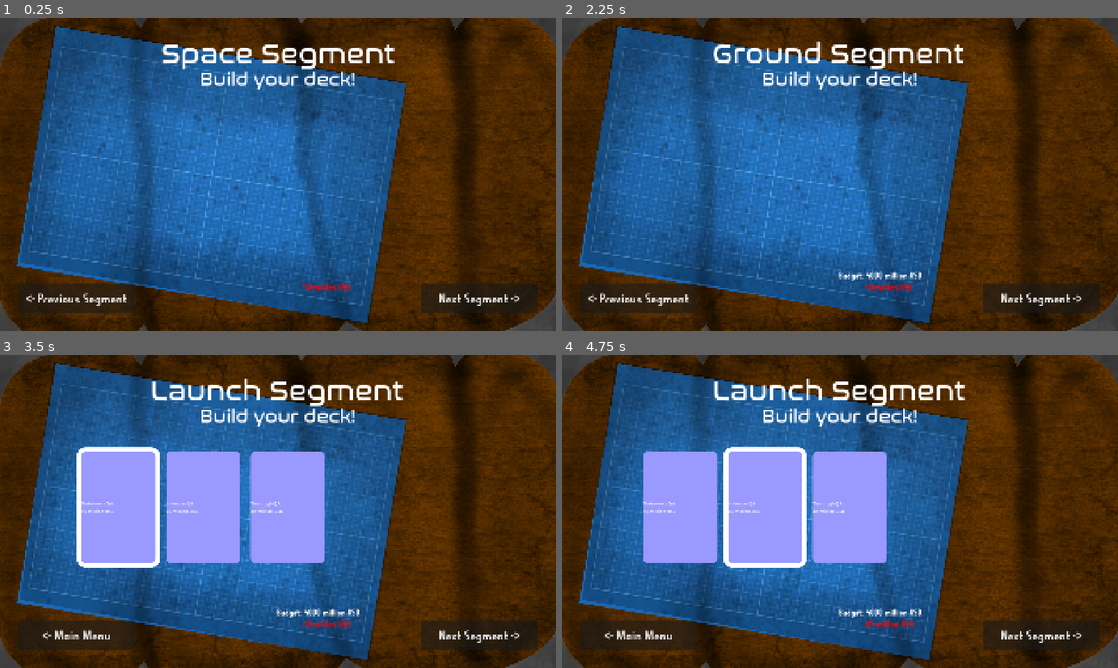
Above: before the commit, frames 1-4 (two rows, left to right).
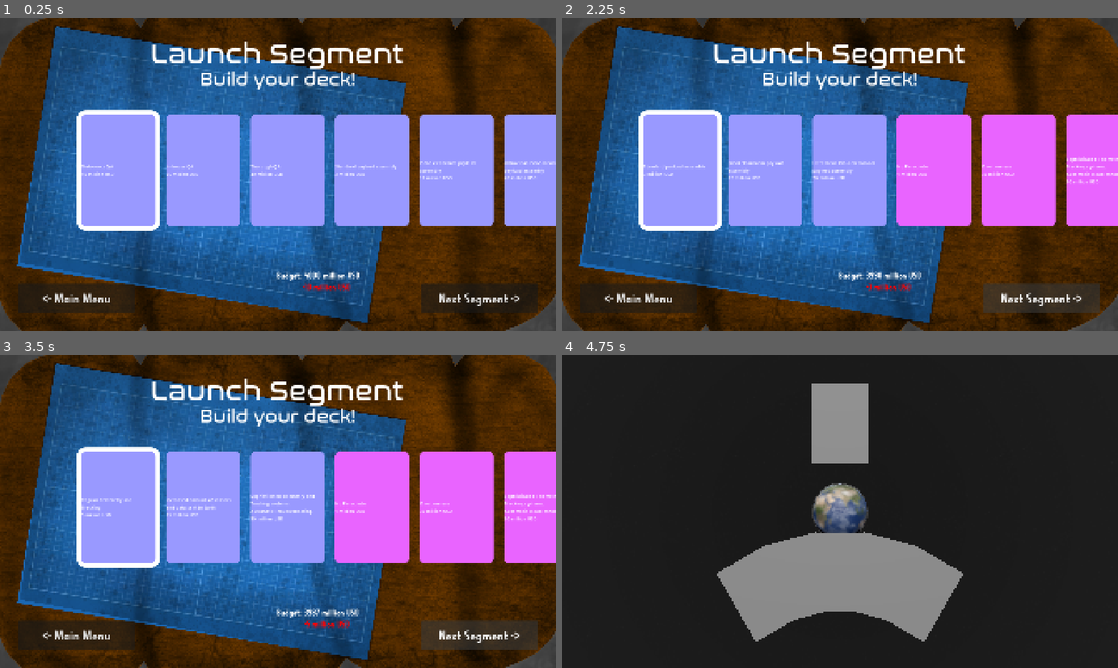
Above: after the commit, the same moments.

Repository: Argentumic/smdg
Game: Godot game, scene res://main.tscn
The game is run twice, just before and just after one commit, with the same random seed, the same clock (stepped at 60 frames per second) and the same inputs. The engine's default icon, where the game draws it, is replaced by a stand-in: a white triangle on a blue panel in a dark square.
Inputs (mouse positions are in pixels of both pictures, inside the frame that each line leads up to):
- Up to frame 1 (0.25 s): no input
- Up to frame 2 (2.25 s): click "<- Previous Segment" (after the commit: "<- Main Menu") at 0.5 s; click "<- Main Menu" at 1.25 s; click "Next Segment ->" at 2 s
- Up to frame 3 (3.5 s): click "Next Segment ->" at 2.75 s
- Up to frame 4 (4.75 s): tap Enter at 3.5 s; drag from (678, 508) to (895, 442) at 3.52 s; tap Space at 4.25 s; drag from (767, 508) to (812, 574) at 4.27 s

The runs differ from the first frame. In frame 1, 30% of the frame differs, in the area x 4-100%, y 7-92%; in frame 2, 30%; in frame 3, 14%; in frame 4, 97%, in the area x 0-100%, y 0-100%.

Commit message:
mhmm

Diff:
--- a/Scripts/cards.gd
+++ b/Scripts/cards.gd
@@ -24,6 +24,7 @@
 				card.visible = false;
 		for card in phase_cards[phase]:
 			card.visible = true;
+		picked_card = phase_cards[phase][0]
 		return true;
 	else:
 		cost.clear();
--- a/Scripts/space_mission_design.gd
+++ b/Scripts/space_mission_design.gd
@@ -14,32 +14,8 @@
 @onready var launch_segment: Control = $LaunchSegment
 func _on_launch_segment_next_pressed() -> void:
 	if !$LaunchSegment/BG/Cards.next_card_set():
-		launch_segment.visible = false;
-
-@onready var space_segment: Control = $SpaceSegment
-func _on_space_segment_next_pressed() -> void:
-	space_segment.visible = false;
-
-@onready var ground_segment: Control = $GroundSegment
-func _on_ground_segment_next_pressed() -> void:
-	ground_segment.visible = false;
-
-@onready var user_segment: Control = $UserSegment
-func _on_user_segment_next_pressed() -> void:
-	user_segment.visible = false;
+		visible = false;
 
 
-func _on_launch_segment_previous_pressed() -> void:
+func _on_previous_pressed() -> void:
 	pass # Replace with function body.
-
-
-func _on_space_segment_previous_pressed() -> void:
-	launch_segment.visible = true;
-
-
-func _on_ground_segment_previous_pressed() -> void:
-	space_segment.visible = true;
-
-
-func _on_user_segment_previous_pressed() -> void:
-	ground_segment.visible = true;
--- a/main.tscn
+++ b/main.tscn
@@ -10,13 +10,13 @@
 [ext_resource type="FontFile" uid="uid://bv1h1ih311a11" path="res://Fonts/Nasalization Rg.otf" id="5_7mycd"]
 [ext_resource type="Script" uid="uid://xn3k40htoew8" path="res://Scripts/space_mission_design.gd" id="5_272bh"]
 [ext_resource type="Theme" uid="uid://brkhbiirf1aky" path="res://theme.tres" id="6_272bh"]
+[ext_resource type="Script" uid="uid://7sguf1kjbe8s" path="res://addons/card_3d/scripts/card_layouts/fan_card_layout.gd" id="6_getpj"]
 [ext_resource type="PackedScene" uid="uid://mslhv6tpkh12" path="res://3dModels/sun/sun.gltf" id="6_ycdy4"]
 [ext_resource type="Script" uid="uid://brbdx40ewd1mj" path="res://Scripts/cards.gd" id="8_4c57u"]
 [ext_resource type="FontFile" uid="uid://dhgrqh1hmvb3d" path="res://Fonts/Fragile Bombers.otf" id="8_5vw27"]
 [ext_resource type="Script" uid="uid://c6jjxnov5p2jb" path="res://Scripts/card.gd" id="8_kek77"]
 [ext_resource type="Texture2D" uid="uid://dalpho2e5oiwb" path="res://Textures/table.png" id="11_w48qg"]
 [ext_resource type="Script" uid="uid://b3ueup5svksf5" path="res://card_collection_3d.gd" id="16_074og"]
-[ext_resource type="Script" uid="uid://dk8dsc1jau1rh" path="res://addons/card_3d/scripts/card_layouts/line_card_layout.gd" id="17_074og"]
 [ext_resource type="Script" uid="uid://dsyors6p1ph7" path="res://addons/card_3d/scripts/card_layouts/pile_card_layout.gd" id="19_cegan"]
 
 [sub_resource type="StandardMaterial3D" id="StandardMaterial3D_mti6b"]
@@ -48,9 +48,16 @@
 corner_radius_bottom_right = 16
 corner_radius_bottom_left = 16
 
-[sub_resource type="Resource" id="Resource_074og"]
-script = ExtResource("17_074og")
-metadata/_custom_type_script = "uid://dk8dsc1jau1rh"
+[sub_resource type="StyleBoxFlat" id="StyleBoxFlat_074og"]
+bg_color = Color(0.91136104, 0.3928337, 1, 1)
+corner_radius_top_left = 16
+corner_radius_top_right = 16
+corner_radius_bottom_right = 16
+corner_radius_bottom_left = 16
+
+[sub_resource type="Resource" id="Resource_mti6b"]
+script = ExtResource("6_getpj")
+metadata/_custom_type_script = "uid://7sguf1kjbe8s"
 
 [sub_resource type="ConvexPolygonShape3D" id="ConvexPolygonShape3D_82xsv"]
 points = PackedVector3Array(-7, 1, 0, -7, -10, 0, 7, 1, 0, 7, -10, 0)
@@ -60,7 +67,7 @@
 metadata/_custom_type_script = "uid://dsyors6p1ph7"
 
 [sub_resource type="ConvexPolygonShape3D" id="ConvexPolygonShape3D_uiaxb"]
-points = PackedVector3Array(-10, 0, 0, -10, -3, 0, 10, 0, 0, 10, -3, 0)
+points = PackedVector3Array(-10, 0, 0, -5, -3, 0, 10, 0, 0, 10, -3, 0)
 
 [node name="Main" type="Node" unique_id=36492926]
 
@@ -108,7 +115,7 @@
 [node name="SpaceMissionDesign" type="CanvasLayer" parent="." unique_id=1108744387]
 script = ExtResource("5_272bh")
 
-[node name="UserSegment" type="Control" parent="SpaceMissionDesign" unique_id=749752854]
+[node name="LaunchSegment" type="Control" parent="SpaceMissionDesign" unique_id=106587804]
 layout_mode = 3
 anchors_preset = 15
 anchor_right = 1.0
@@ -116,7 +123,7 @@
 grow_horizontal = 2
 grow_vertical = 2
 
-[node name="BG" type="TextureRect" parent="SpaceMissionDesign/UserSegment" unique_id=1962189449]
+[node name="BG" type="TextureRect" parent="SpaceMissionDesign/LaunchSegment" unique_id=396435224]
 layout_mode = 1
 anchors_preset = 15
 anchor_right = 1.0
@@ -125,21 +132,21 @@
 grow_vertical = 2
 texture = ExtResource("11_w48qg")
 
-[node name="Title" type="RichTextLabel" parent="SpaceMissionDesign/UserSegment/BG" unique_id=1207610895]
+[node name="Title" type="RichTextLabel" parent="SpaceMissionDesign/LaunchSegment/BG" unique_id=930192402]
 layout_mode = 1
 anchors_preset = 5
 anchor_left = 0.5
 anchor_right = 0.5
-offset_left = -364.4375
+offset_left = -440.875
 offset_top = 64.0
-offset_right = 364.4375
+offset_right = 440.875
 offset_bottom = 194.0
 grow_horizontal = 2
 theme_override_fonts/normal_font = ExtResource("5_7mycd")
 theme_override_font_sizes/normal_font_size = 96
-text = "User Segment"
-
-[node name="BYD" type="RichTextLabel" parent="SpaceMissionDesign/UserSegment/BG" unique_id=1662707115]
+text = "Launch Segment"
+
+[node name="BYD" type="RichTextLabel" parent="SpaceMissionDesign/LaunchSegment/BG" unique_id=134289078]
 layout_mode = 1
 anchors_preset = 5
 anchor_left = 0.5
@@ -155,7 +162,7 @@
 fit_content = true
 scroll_active = false
 
-[node name="Next" type="Button" parent="SpaceMissionDesign/UserSegment/BG" unique_id=2076745918]
+[node name="Next" type="Button" parent="SpaceMissionDesign/LaunchSegment/BG" unique_id=338677483]
 custom_minimum_size = Vector2(400, 100)
 layout_mode = 1
 anchors_preset = 3
@@ -172,84 +179,6 @@
 theme = ExtResource("6_272bh")
 text = "Next Segment ->"
 
-[node name="Previous" type="Button" parent="SpaceMissionDesign/UserSegment/BG" unique_id=30755772]
-custom_minimum_size = Vector2(400, 100)
-layout_mode = 1
-anchors_preset = 2
-anchor_top = 1.0
-anchor_bottom = 1.0
-offset_left = 64.0
-offset_top = -164.0
-offset_right = 464.0
-offset_bottom = -64.0
-grow_vertical = 0
-theme = ExtResource("6_272bh")
-text = "<- Previous Segment"
-
-[node name="LaunchSegment" type="Control" parent="SpaceMissionDesign" unique_id=106587804]
-layout_mode = 3
-anchors_preset = 15
-anchor_right = 1.0
-anchor_bottom = 1.0
-grow_horizontal = 2
-grow_vertical = 2
-
-[node name="BG" type="TextureRect" parent="SpaceMissionDesign/LaunchSegment" unique_id=396435224]
-layout_mode = 1
-anchors_preset = 15
-anchor_right = 1.0
-anchor_bottom = 1.0
-grow_horizontal = 2
-grow_vertical = 2
-texture = ExtResource("11_w48qg")
-
-[node name="Title" type="RichTextLabel" parent="SpaceMissionDesign/LaunchSegment/BG" unique_id=930192402]
-layout_mode = 1
-anchors_preset = 5
-anchor_left = 0.5
-anchor_right = 0.5
-offset_left = -440.875
-offset_top = 64.0
-offset_right = 440.875
-offset_bottom = 194.0
-grow_horizontal = 2
-theme_override_fonts/normal_font = ExtResource("5_7mycd")
-theme_override_font_sizes/normal_font_size = 96
-text = "Launch Segment"
-
-[node name="BYD" type="RichTextLabel" parent="SpaceMissionDesign/LaunchSegment/BG" unique_id=134289078]
-layout_mode = 1
-anchors_preset = 5
-anchor_left = 0.5
-anchor_right = 0.5
-offset_left = -270.4375
-offset_top = 171.0
-offset_right = 270.4375
-offset_bottom = 250.0
-grow_horizontal = 2
-theme_override_fonts/normal_font = ExtResource("5_7mycd")
-theme_override_font_sizes/normal_font_size = 64
-text = "Build your deck!"
-fit_content = true
-scroll_active = false
-
-[node name="Next" type="Button" parent="SpaceMissionDesign/LaunchSegment/BG" unique_id=338677483]
-custom_minimum_size = Vector2(400, 100)
-layout_mode = 1
-anchors_preset = 3
-anchor_left = 1.0
-anchor_top = 1.0
-anchor_right = 1.0
-anchor_bottom = 1.0
-offset_left = -464.0
-offset_top = -164.0
-offset_right = -64.0
-offset_bottom = -64.0
-grow_horizontal = 0
-grow_vertical = 0
-theme = ExtResource("6_272bh")
-text = "Next Segment ->"
-
 [node name="Previous" type="Button" parent="SpaceMissionDesign/LaunchSegment/BG" unique_id=1652218]
 custom_minimum_size = Vector2(400, 100)
 layout_mode = 1
@@ -396,7 +325,6 @@
 40 million USD"
 
 [node name="Card4" type="Control" parent="SpaceMissionDesign/LaunchSegment/BG/Cards" unique_id=1455473869]
-visible = false
 custom_minimum_size = Vector2(288, 416)
 custom_maximum_size = Vector2(288, 416)
 layout_mode = 2
@@ -438,7 +366,6 @@
 3 million USD"
 
 [node name="Card5" type="Control" parent="SpaceMissionDesign/LaunchSegment/BG/Cards" unique_id=2004798087]
-visible = false
 custom_minimum_size = Vector2(288, 416)
 custom_maximum_size = Vector2(288, 416)
 layout_mode = 2
@@ -481,7 +408,6 @@
 12 million USD"
 
 [node name="Card6" type="Control" parent="SpaceMissionDesign/LaunchSegment/BG/Cards" unique_id=2108766152]
-visible = false
 custom_minimum_size = Vector2(288, 416)
 custom_maximum_size = Vector2(288, 416)
 layout_mode = 2
@@ -524,7 +450,6 @@
 20 million USD"
 
 [node name="Card7" type="Control" parent="SpaceMissionDesign/LaunchSegment/BG/Cards" unique_id=592972468]
-visible = false
 custom_minimum_size = Vector2(288, 416)
 custom_maximum_size = Vector2(288, 416)
 layout_mode = 2
@@ -567,7 +492,6 @@
 5 million USD"
 
 [node name="Card8" type="Control" parent="SpaceMissionDesign/LaunchSegment/BG/Cards" unique_id=1929027516]
-visible = false
 custom_minimum_size = Vector2(288, 416)
 custom_maximum_size = Vector2(288, 416)
 layout_mode = 2
@@ -610,7 +534,6 @@
 15 million USD"
 
 [node name="Card9" type="Control" parent="SpaceMissionDesign/LaunchSegment/BG/Cards" unique_id=1948047927]
-visible = false
 custom_minimum_size = Vector2(288, 416)
 custom_maximum_size = Vector2(288, 416)
 layout_mode = 2
@@ -653,83 +576,130 @@
 Automatic Troubleshooting.
 30 million USD"
 
-[node name="GroundSegment" type="Control" parent="SpaceMissionDesign" unique_id=654391569]
-layout_mode = 3
-anchors_preset = 15
-anchor_right = 1.0
-anchor_bottom = 1.0
-grow_horizontal = 2
-grow_vertical = 2
-
-[node name="BG" type="TextureRect" parent="SpaceMissionDesign/GroundSegment" unique_id=806431313]
-layout_mode = 1
-anchors_preset = 15
-anchor_right = 1.0
-anchor_bottom = 1.0
-grow_horizontal = 2
-grow_vertical = 2
-texture = ExtResource("11_w48qg")
-
-[node name="Title" type="RichTextLabel" parent="SpaceMissionDesign/GroundSegment/BG" unique_id=1763033849]
-layout_mode = 1
-anchors_preset = 5
-anchor_left = 0.5
-anchor_right = 0.5
-offset_left = -440.875
-offset_top = 64.0
-offset_right = 440.875
-offset_bottom = 194.0
-grow_horizontal = 2
-theme_override_fonts/normal_font = ExtResource("5_7mycd")
-theme_override_font_sizes/normal_font_size = 96
-text = "Ground Segment"
-
-[node name="BYD" type="RichTextLabel" parent="SpaceMissionDesign/GroundSegment/BG" unique_id=634299387]
-layout_mode = 1
-anchors_preset = 5
-anchor_left = 0.5
-anchor_right = 0.5
-offset_left = -270.4375
-offset_top = 171.0
-offset_right = 270.4375
-offset_bottom = 250.0
-grow_horizontal = 2
-theme_override_fonts/normal_font = ExtResource("5_7mycd")
-theme_override_font_sizes/normal_font_size = 64
-text = "Build your deck!"
-fit_content = true
-scroll_active = false
-
-[node name="Next" type="Button" parent="SpaceMissionDesign/GroundSegment/BG" unique_id=1523449707]
-custom_minimum_size = Vector2(400, 100)
-layout_mode = 1
-anchors_preset = 3
-anchor_left = 1.0
-anchor_top = 1.0
-anchor_right = 1.0
-anchor_bottom = 1.0
-offset_left = -464.0
-offset_top = -164.0
-offset_right = -64.0
-offset_bottom = -64.0
-grow_horizontal = 0
-grow_vertical = 0
-theme = ExtResource("6_272bh")
-text = "Next Segment ->"
-
-[node name="Previous" type="Button" parent="SpaceMissionDesign/GroundSegment/BG" unique_id=229508284]
-custom_minimum_size = Vector2(400, 100)
-layout_mode = 1
-anchors_preset = 2
-anchor_top = 1.0
-anchor_bottom = 1.0
-offset_left = 64.0
-offset_top = -164.0
-offset_right = 464.0
-offset_bottom = -64.0
-grow_vertical = 0
-theme = ExtResource("6_272bh")
-text = "<- Previous Segment"
+[node name="Card10" type="Control" parent="SpaceMissionDesign/LaunchSegment/BG/Cards" unique_id=1524147676]
+custom_minimum_size = Vector2(288, 416)
+custom_maximum_size = Vector2(288, 416)
+layout_mode = 2
+tooltip_text = "Thorough QA
+40 million USD"
+script = ExtResource("8_kek77")
+cost = 30
+
+[node name="Panel" type="Panel" parent="SpaceMissionDesign/LaunchSegment/BG/Cards/Card10" unique_id=537905529]
+visible = false
+layout_mode = 1
+anchors_preset = 15
+anchor_right = 1.0
+anchor_bottom = 1.0
+grow_horizontal = 2
+grow_vertical = 2
+mouse_filter = 2
+theme_override_styles/panel = SubResource("StyleBoxFlat_4kxuq")
+
+[node name="Card" type="PanelContainer" parent="SpaceMissionDesign/LaunchSegment/BG/Cards/Card10" unique_id=1816186565]
+layout_mode = 1
+anchors_preset = 8
+anchor_left = 0.5
+anchor_top = 0.5
+anchor_right = 0.5
+anchor_bottom = 0.5
+offset_left = -128.0
+offset_top = -192.0
+offset_right = 128.0
+offset_bottom = 192.0
+grow_horizontal = 2
+grow_vertical = 2
+mouse_filter = 1
+theme_override_styles/panel = SubResource("StyleBoxFlat_074og")
+
+[node name="Label" type="Label" parent="SpaceMissionDesign/LaunchSegment/BG/Cards/Card10/Card" unique_id=1658316175]
+layout_mode = 2
+text = "No Parachute
+1 million USD"
+
+[node name="Card11" type="Control" parent="SpaceMissionDesign/LaunchSegment/BG/Cards" unique_id=1296651921]
+custom_minimum_size = Vector2(288, 416)
+custom_maximum_size = Vector2(288, 416)
+layout_mode = 2
+tooltip_text = "Thorough QA
+40 million USD"
+script = ExtResource("8_kek77")
+cost = 30
+
+[node name="Panel" type="Panel" parent="SpaceMissionDesign/LaunchSegment/BG/Cards/Card11" unique_id=650150812]
+visible = false
+layout_mode = 1
+anchors_preset = 15
+anchor_right = 1.0
+anchor_bottom = 1.0
+grow_horizontal = 2
+grow_vertical = 2
+mouse_filter = 2
+theme_override_styles/panel = SubResource("StyleBoxFlat_4kxuq")
+
+[node name="Card" type="PanelContainer" parent="SpaceMissionDesign/LaunchSegment/BG/Cards/Card11" unique_id=434868149]
+layout_mode = 1
+anchors_preset = 8
+anchor_left = 0.5
+anchor_top = 0.5
+anchor_right = 0.5
+anchor_bottom = 0.5
+offset_left = -128.0
+offset_top = -192.0
+offset_right = 128.0
+offset_bottom = 192.0
+grow_horizontal = 2
+grow_vertical = 2
+mouse_filter = 1
+theme_override_styles/panel = SubResource("StyleBoxFlat_074og")
+
+[node name="Label" type="Label" parent="SpaceMissionDesign/LaunchSegment/BG/Cards/Card11/Card" unique_id=554100818]
+layout_mode = 2
+text = "One time use
+30 million USD"
+
+[node name="Card12" type="Control" parent="SpaceMissionDesign/LaunchSegment/BG/Cards" unique_id=1542323605]
+custom_minimum_size = Vector2(288, 416)
+custom_maximum_size = Vector2(288, 416)
+layout_mode = 2
+tooltip_text = "Thorough QA
+40 million USD"
+script = ExtResource("8_kek77")
+cost = 30
+
+[node name="Panel" type="Panel" parent="SpaceMissionDesign/LaunchSegment/BG/Cards/Card12" unique_id=986628467]
+visible = false
+layout_mode = 1
+anchors_preset = 15
+anchor_right = 1.0
+anchor_bottom = 1.0
+grow_horizontal = 2
+grow_vertical = 2
+mouse_filter = 2
+theme_override_styles/panel = SubResource("StyleBoxFlat_4kxuq")
+
+[node name="Card" type="PanelContainer" parent="SpaceMissionDesign/LaunchSegment/BG/Cards/Card12" unique_id=1475924204]
+layout_mode = 1
+anchors_preset = 8
+anchor_left = 0.5
+anchor_top = 0.5
+anchor_right = 0.5
+anchor_bottom = 0.5
+offset_left = -128.0
+offset_top = -192.0
+offset_right = 128.0
+offset_bottom = 192.0
+grow_horizontal = 2
+grow_vertical = 2
+mouse_filter = 1
+theme_override_styles/panel = SubResource("StyleBoxFlat_074og")
+
+[node name="Label" type="Label" parent="SpaceMissionDesign/LaunchSegment/BG/Cards/Card12/Card" unique_id=1338117772]
+layout_mode = 2
+text = "Sophisticated Telemetry and
+Tracking systems.
+Automatic Troubleshooting.
+30 million USD"
 
 [node name="Budget" type="RichTextLabel" parent="SpaceMissionDesign" unique_id=1872576450]
 offset_left = 955.0
@@ -741,84 +711,6 @@
 text = "Budget: 4000 million USD"
 fit_content = true
 scroll_active = false
-
-[node name="SpaceSegment" type="Control" parent="SpaceMissionDesign" unique_id=357552839]
-layout_mode = 3
-anchors_preset = 15
-anchor_right = 1.0
-anchor_bottom = 1.0
-grow_horizontal = 2
-grow_vertical = 2
-
-[node name="BG" type="TextureRect" parent="SpaceMissionDesign/SpaceSegment" unique_id=408953206]
-layout_mode = 1
-anchors_preset = 15
-anchor_right = 1.0
-anchor_bottom = 1.0
-grow_horizontal = 2
-grow_vertical = 2
-texture = ExtResource("11_w48qg")
-
-[node name="Title" type="RichTextLabel" parent="SpaceMissionDesign/SpaceSegment/BG" unique_id=2093708545]
-layout_mode = 1
-anchors_preset = 5
-anchor_left = 0.5
-anchor_right = 0.5
-offset_left = -404.4375
-offset_top = 64.0
-offset_right = 404.4375
-offset_bottom = 194.0
-grow_horizontal = 2
-theme_override_fonts/normal_font = ExtResource("5_7mycd")
-theme_override_font_sizes/normal_font_size = 96
-text = "Space Segment"
-
-[node name="BYD" type="RichTextLabel" parent="SpaceMissionDesign/SpaceSegment/BG" unique_id=590723537]
-layout_mode = 1
-anchors_preset = 5
-anchor_left = 0.5
-anchor_right = 0.5
-offset_left = -270.4375
-offset_top = 171.0
-offset_right = 270.4375
-offset_bottom = 250.0
-grow_horizontal = 2
-theme_override_fonts/normal_font = ExtResource("5_7mycd")
-theme_override_font_sizes/normal_font_size = 64
-text = "Build your deck!"
-fit_content = true
-scroll_active = false
-
-[node name="Next" type="Button" parent="SpaceMissionDesign/SpaceSegment/BG" unique_id=47914033]
-custom_minimum_size = Vector2(400, 100)
-layout_mode = 1
-anchors_preset = 3
-anchor_left = 1.0
-anchor_top = 1.0
-anchor_right = 1.0
-anchor_bottom = 1.0
-offset_left = -464.0
-offset_top = -164.0
-offset_right = -64.0
-offset_bottom = -64.0
-grow_horizontal = 0
-grow_vertical = 0
-theme = ExtResource("6_272bh")
-text = "Next Segment ->"
-
-[node name="Previous" type="Button" parent="SpaceMissionDesign/SpaceSegment/BG" unique_id=501048656]
-custom_minimum_size = Vector2(400, 100)
-layout_mode = 1
-anchors_preset = 2
-anchor_top = 1.0
-anchor_bottom = 1.0
-offset_left = 64.0
-offset_top = -164.0
-offset_right = 464.0
-offset_bottom = -64.0
-grow_vertical = 0
-theme = ExtResource("6_272bh")
-text = "<- Previous Segment"
 
 [node name="Cost" type="RichTextLabel" parent="SpaceMissionDesign" unique_id=997215543]
 offset_left = 1013.0
@@ -840,7 +732,7 @@
 [node name="CardCollection3D" type="Node3D" parent="DragController" unique_id=658858136]
 transform = Transform3D(1, 0, 0, 0, 1, 0, 0, 0, 1, 0, -2.6824207, 0)
 script = ExtResource("16_074og")
-card_layout_strategy = SubResource("Resource_074og")
+card_layout_strategy = SubResource("Resource_mti6b")
 metadata/_custom_type_script = "uid://bhsbphug3lcqi"
 
 [node name="DropZone" type="StaticBody3D" parent="DragController/CardCollection3D" unique_id=1668762907]
@@ -863,10 +755,8 @@
 transform = Transform3D(1, 0, 0, 0, 1, 0, 0, 0, 1, 0, 0, 1.6)
 shape = SubResource("ConvexPolygonShape3D_uiaxb")
 
-[connection signal="pressed" from="SpaceMissionDesign/UserSegment/BG/Next" to="SpaceMissionDesign" method="_on_user_segment_next_pressed"]
-[connection signal="pressed" from="SpaceMissionDesign/UserSegment/BG/Previous" to="SpaceMissionDesign" method="_on_user_segment_previous_pressed"]
 [connection signal="pressed" from="SpaceMissionDesign/LaunchSegment/BG/Next" to="SpaceMissionDesign" method="_on_launch_segment_next_pressed"]
-[connection signal="pressed" from="SpaceMissionDesign/LaunchSegment/BG/Previous" to="SpaceMissionDesign" method="_on_launch_segment_previous_pressed"]
+[connection signal="pressed" from="SpaceMissionDesign/LaunchSegment/BG/Previous" to="SpaceMissionDesign" method="_on_previous_pressed"]
 [connection signal="gui_input" from="SpaceMissionDesign/LaunchSegment/BG/Cards/Card" to="SpaceMissionDesign/LaunchSegment/BG/Cards/Card" method="_on_gui_input"]
 [connection signal="mouse_entered" from="SpaceMissionDesign/LaunchSegment/BG/Cards/Card" to="SpaceMissionDesign/LaunchSegment/BG/Cards/Card" method="_on_mouse_entered"]
 [connection signal="mouse_exited" from="SpaceMissionDesign/LaunchSegment/BG/Cards/Card" to="SpaceMissionDesign/LaunchSegment/BG/Cards/Card" method="_on_mouse_exited"]
@@ -894,10 +784,15 @@
 [connection signal="gui_input" from="SpaceMissionDesign/LaunchSegment/BG/Cards/Card9" to="SpaceMissionDesign/LaunchSegment/BG/Cards/Card9" method="_on_gui_input"]
 [connection signal="mouse_entered" from="SpaceMissionDesign/LaunchSegment/BG/Cards/Card9" to="SpaceMissionDesign/LaunchSegment/BG/Cards/Card9" method="_on_mouse_entered"]
 [connection signal="mouse_exited" from="SpaceMissionDesign/LaunchSegment/BG/Cards/Card9" to="SpaceMissionDesign/LaunchSegment/BG/Cards/Card9" method="_on_mouse_exited"]
-[connection signal="pressed" from="SpaceMissionDesign/GroundSegment/BG/Next" to="SpaceMissionDesign" method="_on_ground_segment_next_pressed"]
-[connection signal="pressed" from="SpaceMissionDesign/GroundSegment/BG/Previous" to="SpaceMissionDesign" method="_on_ground_segment_previous_pressed"]
-[connection signal="pressed" from="SpaceMissionDesign/SpaceSegment/BG/Next" to="SpaceMissionDesign" method="_on_space_segment_next_pressed"]
-[connection signal="pressed" from="SpaceMissionDesign/SpaceSegment/BG/Previous" to="SpaceMissionDesign" method="_on_space_segment_previous_pressed"]
+[connection signal="gui_input" from="SpaceMissionDesign/LaunchSegment/BG/Cards/Card10" to="SpaceMissionDesign/LaunchSegment/BG/Cards/Card10" method="_on_gui_input"]
+[connection signal="mouse_entered" from="SpaceMissionDesign/LaunchSegment/BG/Cards/Card10" to="SpaceMissionDesign/LaunchSegment/BG/Cards/Card10" method="_on_mouse_entered"]
+[connection signal="mouse_exited" from="SpaceMissionDesign/LaunchSegment/BG/Cards/Card10" to="SpaceMissionDesign/LaunchSegment/BG/Cards/Card10" method="_on_mouse_exited"]
+[connection signal="gui_input" from="SpaceMissionDesign/LaunchSegment/BG/Cards/Card11" to="SpaceMissionDesign/LaunchSegment/BG/Cards/Card11" method="_on_gui_input"]
+[connection signal="mouse_entered" from="SpaceMissionDesign/LaunchSegment/BG/Cards/Card11" to="SpaceMissionDesign/LaunchSegment/BG/Cards/Card11" method="_on_mouse_entered"]
+[connection signal="mouse_exited" from="SpaceMissionDesign/LaunchSegment/BG/Cards/Card11" to="SpaceMissionDesign/LaunchSegment/BG/Cards/Card11" method="_on_mouse_exited"]
+[connection signal="gui_input" from="SpaceMissionDesign/LaunchSegment/BG/Cards/Card12" to="SpaceMissionDesign/LaunchSegment/BG/Cards/Card12" method="_on_gui_input"]
+[connection signal="mouse_entered" from="SpaceMissionDesign/LaunchSegment/BG/Cards/Card12" to="SpaceMissionDesign/LaunchSegment/BG/Cards/Card12" method="_on_mouse_entered"]
+[connection signal="mouse_exited" from="SpaceMissionDesign/LaunchSegment/BG/Cards/Card12" to="SpaceMissionDesign/LaunchSegment/BG/Cards/Card12" method="_on_mouse_exited"]
 [connection signal="mouse_entered" from="DragController/CardCollection3D/DropZone" to="DragController/CardCollection3D" method="_on_drop_zone_mouse_entered"]
 [connection signal="mouse_exited" from="DragController/CardCollection3D/DropZone" to="DragController/CardCollection3D" method="_on_drop_zone_mouse_exited"]
 [connection signal="mouse_entered" from="DragController/CardCollection3D2/DropZone" to="DragController/CardCollection3D2" method="_on_drop_zone_mouse_entered"]
